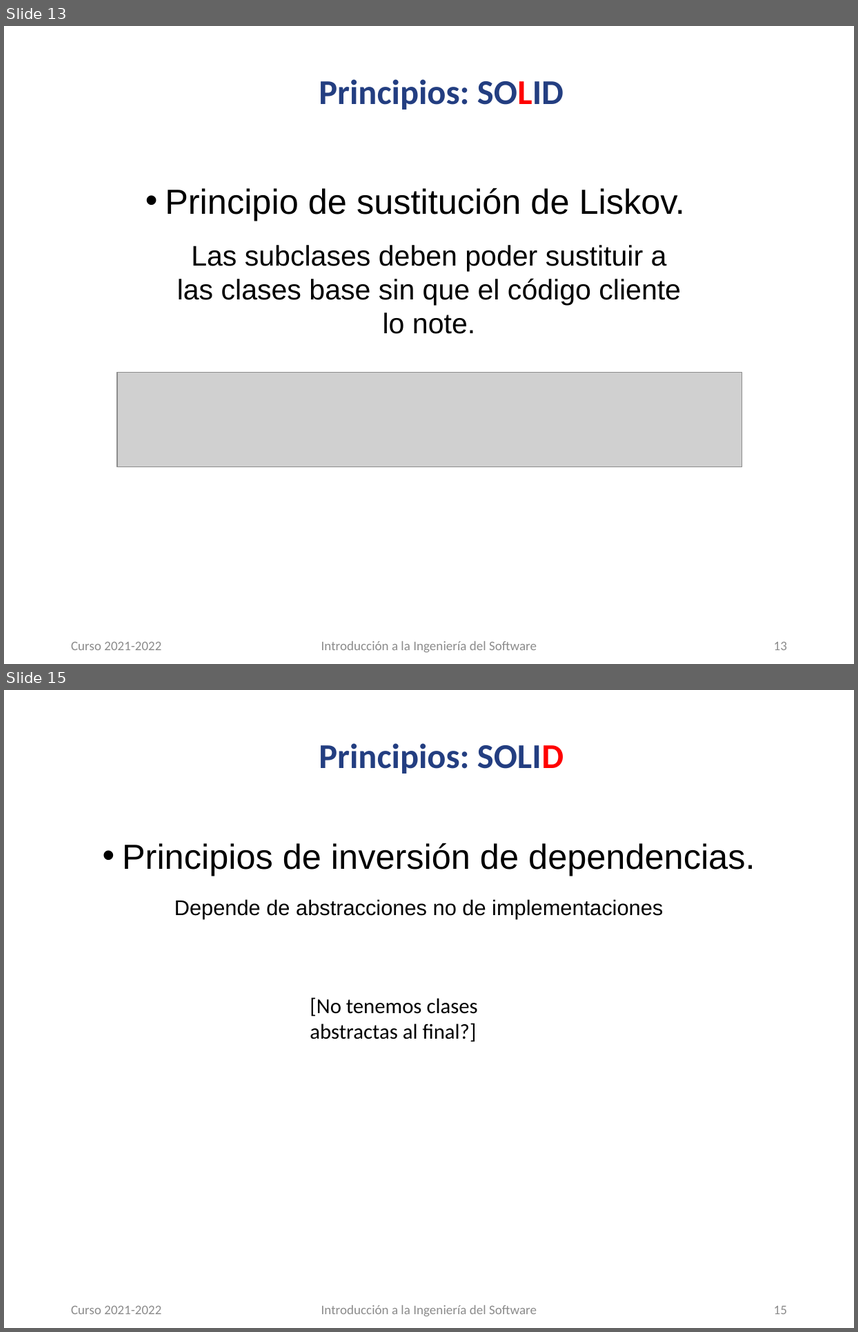
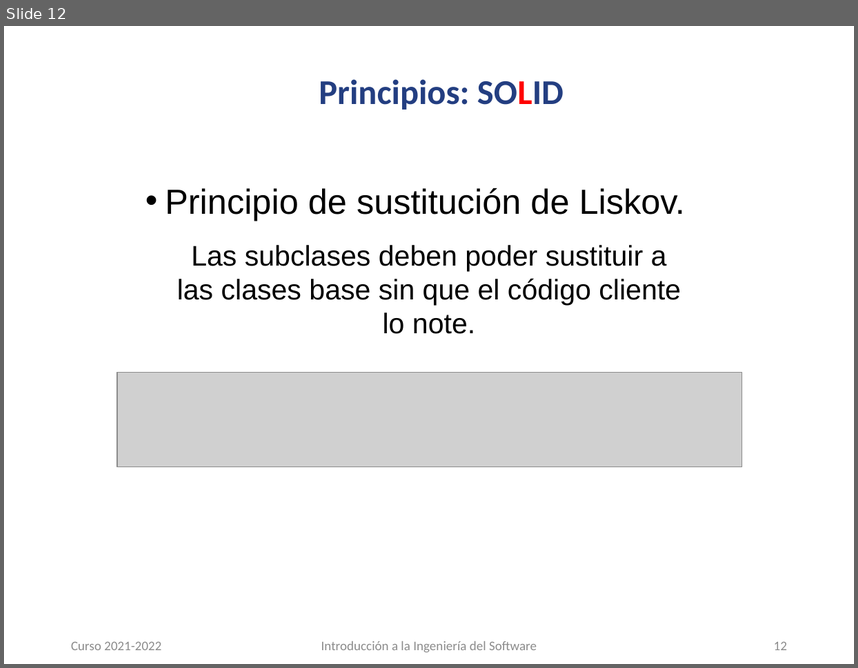
Before and after one commit to carloscmor/PRIMERA_FILA, a slide deck: PFentertainment_presentación.pptx. Shown one above the other, each under a label of ours: slides 13 and 15 before the commit, slide 12 after it; the slides between them are not shown. The pictures are 858x1332 and 858x668 pixels, drawn with LibreOffice and Linux fonts; fonts in the diff are those of the drawing; grey boxes stand for pictures; background and template pictures are left out. Boxes give left, top, right and bottom in pixels: in the first picture for what was removed or moved away, otherwise in the second. Text is boxed around its words. In the diff, an @@ line names an element or a change of style, - is before the commit and + after.

```diff
--- a/PFentertainment_presentación.pptx
+++ b/PFentertainment_presentación.pptx
@@ slide 15 removed at [4,690,854,1328], background #FFFFFF @@
@@ title removed at [319,743,564,773] @@
-Principios: SOLID
@@ text removed at [122,842,755,876] @@
-• Principios de inversión de dependencias.
@@ text removed at [174,899,663,919] @@
-Depende de abstracciones no de implementaciones
@@ text removed at [310,997,478,1042] @@
-[No tenemos clases abstractas al final?]
@@ text removed at [71,1305,161,1314] @@
-Curso 2021-2022
@@ text removed at [321,1305,537,1316] @@
-Introducción a la Ingeniería del Software
@@ page number removed at [774,1305,787,1314] @@
-15
@@ what was slide 13 is now slide 12 @@
@@ page number at [774,641,787,650]: text changed @@
-13
+12
```
Also in this commit, not shown: 5 slides changed, 1 other slide removed.
